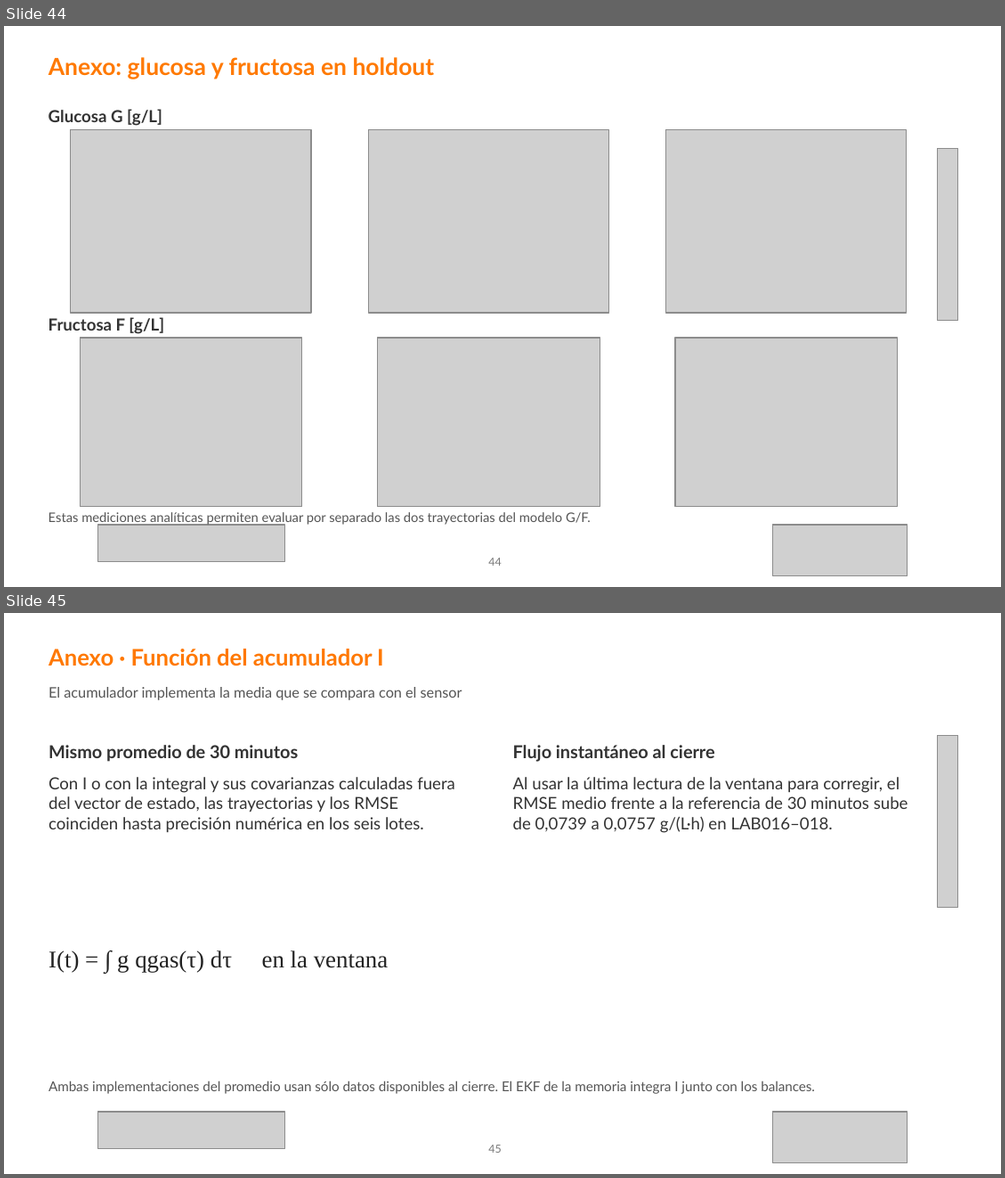
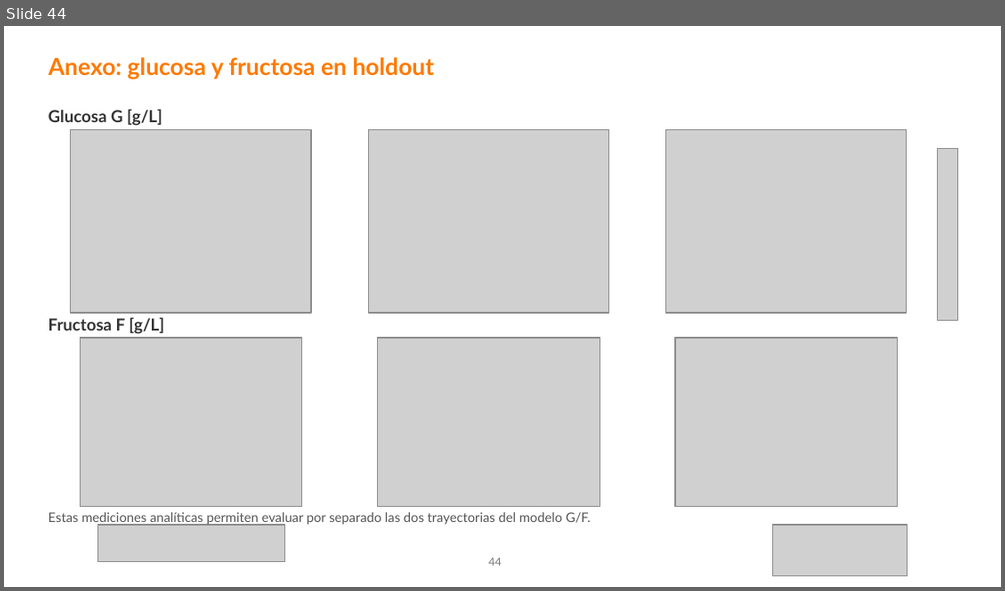
Before and after one commit to crodv/wine-fermentation, a slide deck: docs/presentaciones/modeloykalman_ekf09_holdout.pptx. Shown one above the other, each under a label of ours: slides 44 and 45 before the commit, slide 44 after it. The pictures are 1005x1178 and 1005x591 pixels, drawn with LibreOffice and Linux fonts; fonts in the diff are those of the drawing; grey boxes stand for pictures. Boxes give left, top, right and bottom in pixels: in the first picture for what was removed or moved away, otherwise in the second. Text is boxed around its words. In the diff, an @@ line names an element or a change of style, - is before the commit and + after.

```diff
--- a/docs/presentaciones/modeloykalman_ekf09_holdout.pptx
+++ b/docs/presentaciones/modeloykalman_ekf09_holdout.pptx
@@ slide 45 removed at [4,613,1001,1174], background #FFFFFF @@
@@ text removed at [48,649,384,666] @@
-Anexo · Función del acumulador I
@@ text removed at [48,687,462,700] @@
-El acumulador implementa la media que se compara con el sensor
@@ text removed at [48,745,298,762] @@
-Mismo promedio de 30 minutos
@@ text removed at [513,745,714,762] @@
-Flujo instantáneo al cierre
@@ picture removed at [937,735,957,907] @@
@@ text removed at [48,777,455,833] @@
-Con I o con la integral y sus covarianzas calculadas fuera del vector de estado, las trayectorias y los RMSE coinciden hasta precisión numérica en los seis lotes.
@@ text removed at [513,777,908,833] @@
-Al usar la última lectura de la ventana para corregir, el RMSE medio frente a la referencia de 30 minutos sube de 0,0739 a 0,0757 g/(L·h) en LAB016–018.
@@ text removed at [48,950,388,973] @@
-I(t) = ∫ g qgas(τ) dτ en la ventana
@@ text removed at [48,1081,815,1094] @@
-Ambas implementaciones del promedio usan sólo datos disponibles al cierre. El EKF de la memoria integra I junto con los balances.
@@ picture removed at [97,1111,285,1148] @@
@@ picture removed at [773,1111,907,1163] @@
@@ text removed at [488,1144,501,1152] @@
-45
```
Also in this commit, not shown: 9 slides changed, 2 other slides removed, 17 other files.
